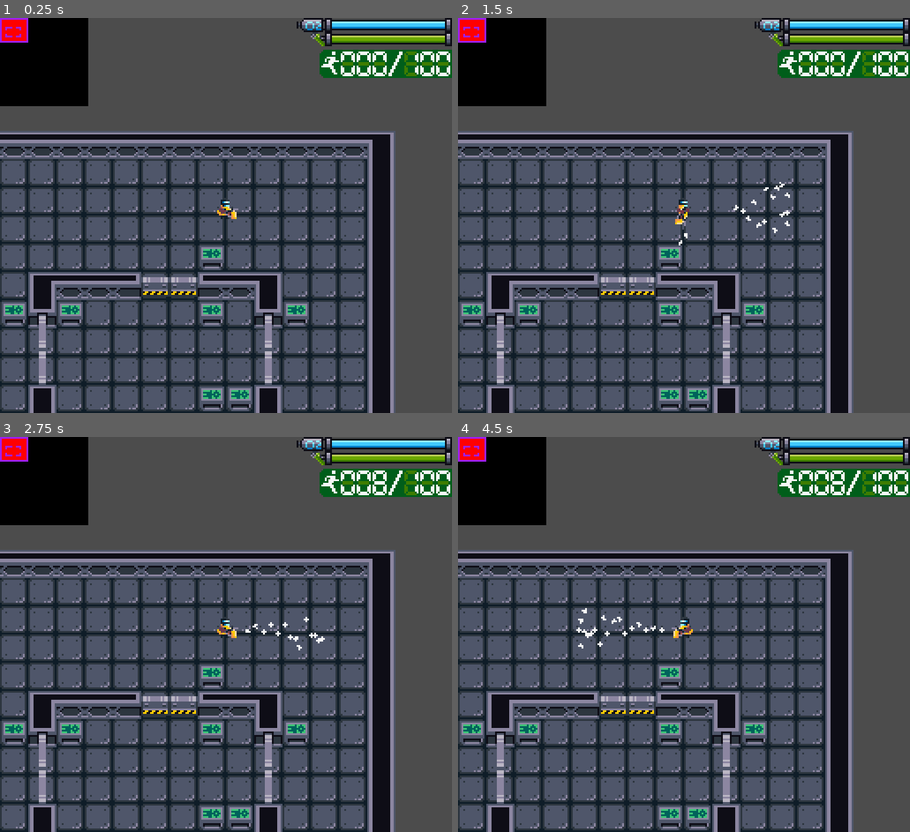
Above: before the commit, frames 1-4 (two rows, left to right).
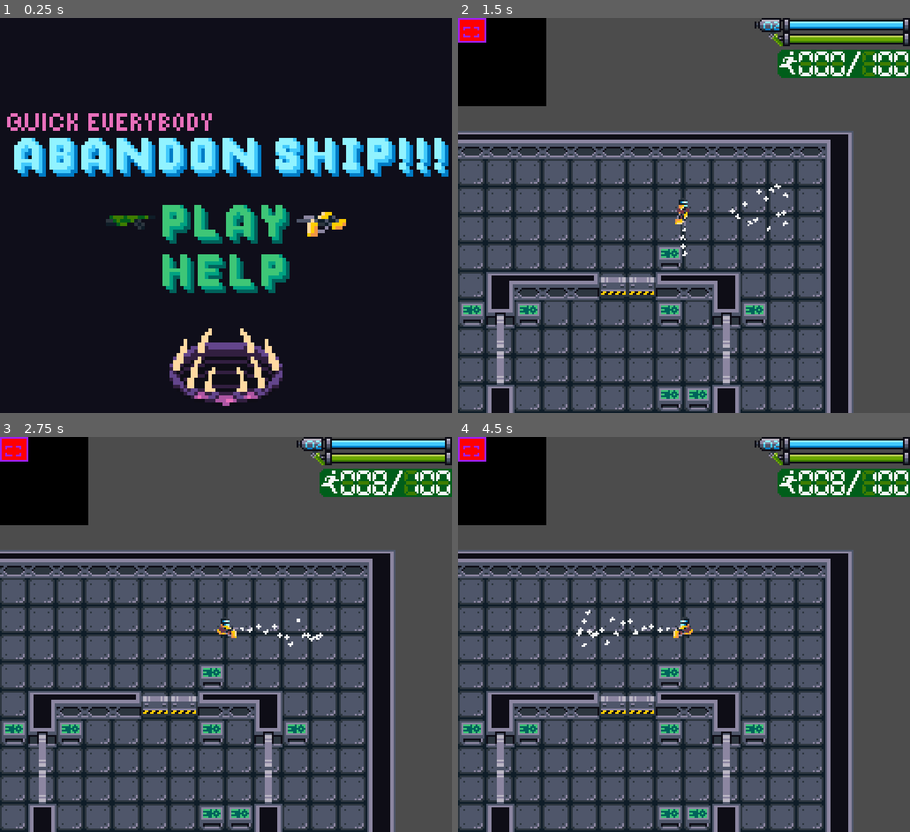
Above: after the commit, the same moments.

Repository: SpaceyLake/Abandon-Ship-LD50
Game: Godot game, scene res://MainMenu.tscn
Same seed, same stepped clock (60 frames per second), same inputs: the game is played once before the commit and once after it. Before the commit the project starts from res://TestWorld.tscn. The engine's default icon, where the game draws it, is replaced by a stand-in: a white triangle on a blue panel in a dark square.
Inputs:
- Up to frame 1 (0.25 s): no input
- Up to frame 2 (1.5 s): hold Right (fire_right) 0.53-1.28 s; tap Space (interact) at 0.6, 1.35 s; hold Down (fire_down) from 1.28 s (still down)
- Up to frame 3 (2.75 s): release Down (fire_down) at 2.03 s; hold Right (fire_right) from 2.03 s (still down); tap Space (interact) at 2.1 s
- Up to frame 4 (4.5 s): release Right (fire_right) at 2.78 s; hold Up (fire_up) 2.78-3.53 s; tap Space (interact) at 2.85, 3.6, 4.35 s; hold Left (fire_left) from 3.53 s (still down)

The runs differ from the first frame. In frame 1, 89% of the frame differs, in the area x 0-100%, y 0-100%; in frame 2, 0.3%; in frame 3, 0.2%; in frame 4, 0.3%.

Commit message:
Added Main Menu

Diff:
--- /dev/null
+++ b/MainMenu.gd
@@ -0,0 +1,26 @@
+extends Control
+
+var _menu_items = Array()
+var _menu_length = 0
+var _menu_current = 0
+export(NodePath) var _selector_path
+onready var _selector = get_node(_selector_path)
+
+func _ready():
+	_menu_items = $Background/Menu.get_children()
+	_menu_length = _menu_items.size()
+
+func _process(delta):
+	if Input.is_action_just_pressed("move_down") or Input.is_action_just_pressed("fire_down"):
+		_menu_current += 1
+		if _menu_current >= _menu_length: _menu_current -= _menu_length
+	if Input.is_action_just_pressed("move_up") or Input.is_action_just_pressed("fire_up"):
+		_menu_current += 1
+		if _menu_current >= _menu_length: _menu_current -= _menu_length
+	_selector.rect_position = _menu_items[_menu_current].rect_position
+	if Input.is_action_just_pressed("interact"):
+		match _menu_current:
+			0:
+				get_tree().change_scene("res://TestWorld.tscn")
+			1:
+				pass
--- /dev/null
+++ b/MainMenu.tscn
@@ -0,0 +1,99 @@
+[gd_scene load_steps=9 format=2]
+
+[ext_resource path="res://Sprites/Gui/Menu/menu_title.png" type="Texture" id=1]
+[ext_resource path="res://Sprites/Enemies/enemy_spawner.png" type="Texture" id=2]
+[ext_resource path="res://Sprites/Gui/Menu/menu_play.png" type="Texture" id=3]
+[ext_resource path="res://Sprites/Gui/Menu/menu_selector.png" type="Texture" id=4]
+[ext_resource path="res://Sprites/Gui/Menu/menu_help.png" type="Texture" id=5]
+[ext_resource path="res://MainMenu.gd" type="Script" id=6]
+
+[sub_resource type="Animation" id=1]
+resource_name = "Idle"
+length = 0.8
+loop = true
+tracks/0/type = "value"
+tracks/0/path = NodePath(".:frame")
+tracks/0/interp = 1
+tracks/0/loop_wrap = true
+tracks/0/imported = false
+tracks/0/enabled = true
+tracks/0/keys = {
+"times": PoolRealArray( 0, 0.2, 0.4, 0.6 ),
+"transitions": PoolRealArray( 1, 1, 1, 1 ),
+"update": 1,
+"values": [ 0, 1, 2, 3 ]
+}
+
+[sub_resource type="Animation" id=2]
+length = 0.001
+tracks/0/type = "value"
+tracks/0/path = NodePath(".:frame")
+tracks/0/interp = 1
+tracks/0/loop_wrap = true
+tracks/0/imported = false
+tracks/0/enabled = true
+tracks/0/keys = {
+"times": PoolRealArray( 0 ),
+"transitions": PoolRealArray( 1 ),
+"update": 0,
+"values": [ 0 ]
+}
+
+[node name="MainMenu" type="Control"]
+anchor_right = 1.0
+anchor_bottom = 1.0
+script = ExtResource( 6 )
+_selector_path = NodePath("Background/Selector")
+
+[node name="Background" type="Panel" parent="."]
+self_modulate = Color( 0.411765, 0.392157, 0.627451, 1 )
+margin_right = 256.0
+margin_bottom = 224.0
+
+[node name="Title" type="TextureRect" parent="Background"]
+margin_left = 4.0
+margin_top = 54.0
+margin_right = 129.0
+margin_bottom = 72.0
+rect_scale = Vector2( 2, 2 )
+texture = ExtResource( 1 )
+
+[node name="Menu" type="Control" parent="Background"]
+margin_right = 40.0
+margin_bottom = 40.0
+
+[node name="Play" type="TextureRect" parent="Background/Menu"]
+margin_left = 92.0
+margin_top = 106.0
+margin_right = 128.0
+margin_bottom = 117.0
+rect_scale = Vector2( 2, 2 )
+texture = ExtResource( 3 )
+
+[node name="Help" type="TextureRect" parent="Background/Menu"]
+margin_left = 92.0
+margin_top = 134.0
+margin_right = 128.0
+margin_bottom = 145.0
+rect_scale = Vector2( 2, 2 )
+texture = ExtResource( 5 )
+
+[node name="Selector" type="TextureRect" parent="Background"]
+margin_left = 92.0
+margin_top = 106.0
+margin_right = 160.0
+margin_bottom = 113.0
+rect_scale = Vector2( 2, 2 )
+rect_pivot_offset = Vector2( 32, -4 )
+texture = ExtResource( 4 )
+
+[node name="Spawner" type="Sprite" parent="Background"]
+position = Vector2( 128, 200 )
+scale = Vector2( 2, 2 )
+texture = ExtResource( 2 )
+hframes = 4
+
+[node name="AnimationPlayer" type="AnimationPlayer" parent="Background/Spawner"]
+autoplay = "Idle"
+anims/Idle = SubResource( 1 )
+anims/RESET = SubResource( 2 )
--- a/project.godot
+++ b/project.godot
@@ -11,7 +11,7 @@
 [application]
 
 config/name="LudumDare50"
-run/main_scene="res://TestWorld.tscn"
+run/main_scene="res://MainMenu.tscn"
 config/icon="res://icon.png"
 
 [autoload]
Binary file added: Sprites/Gui/Menu/menu_help.png
Not shown, added: Sprites/Gui/Menu/menu_help.png.import
Binary file added: Sprites/Gui/Menu/menu_play.png
Not shown, added: Sprites/Gui/Menu/menu_play.png.import
Binary file added: Sprites/Gui/Menu/menu_selector.png
Not shown, added: Sprites/Gui/Menu/menu_selector.png.import
Binary file added: Sprites/Gui/Menu/menu_title.png
Not shown, added: Sprites/Gui/Menu/menu_title.png.import
